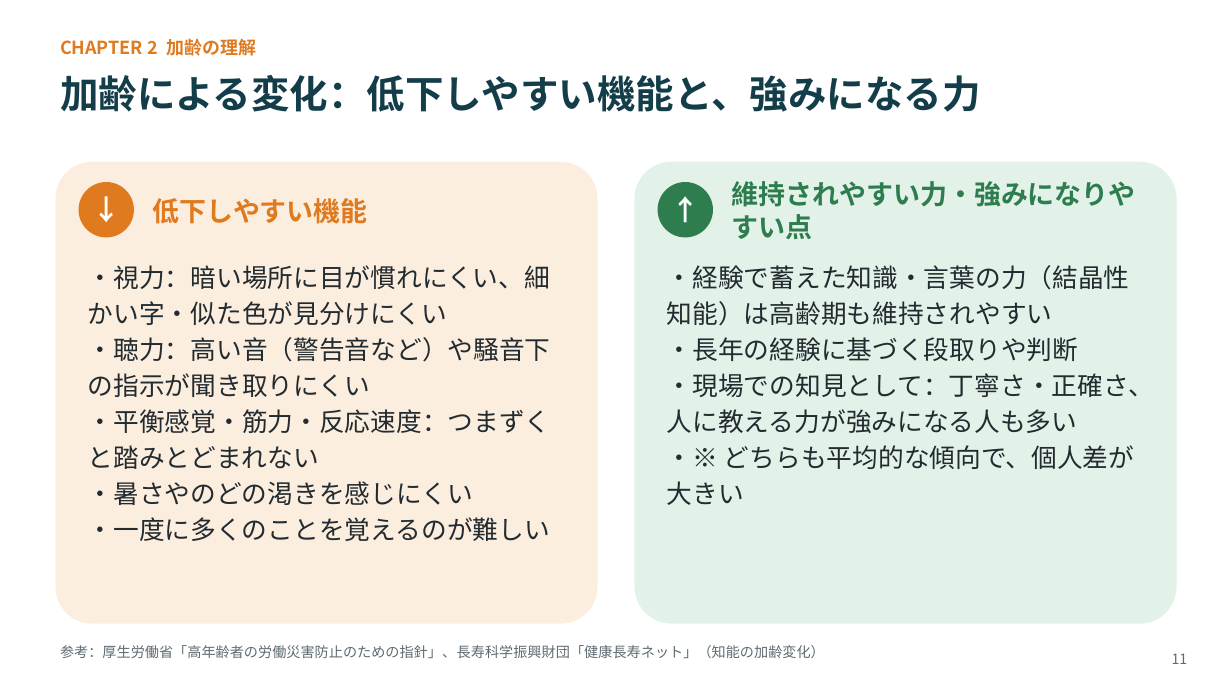
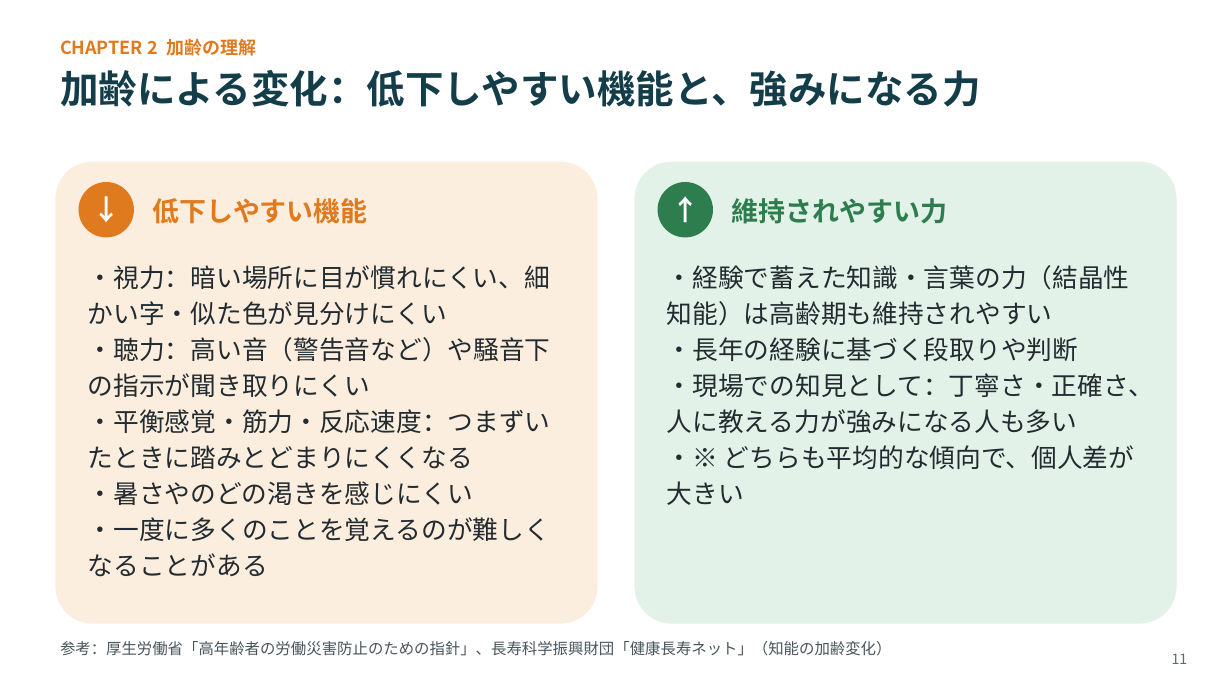
Before and after one commit to lastradezanpano/Udemy, a slide deck: slide 11 of 高齢者雇用研修/物流現場の高齢者雇用_研修スライド_v1.0.pptx. Drawn at 1232x693 pixels with LibreOffice and Linux fonts; fonts in the diff are those of the drawing. Boxes give left, top, right and bottom in pixels: in the first picture for what was removed or moved away, otherwise in the second. Text is boxed around its words. In the diff, an @@ line names an element or a change of style, - is before the commit and + after.

```diff
--- a/高齢者雇用研修/物流現場の高齢者雇用_研修スライド_v1.0.pptx
+++ b/高齢者雇用研修/物流現場の高齢者雇用_研修スライド_v1.0.pptx
@@ text "加齢による変化：低下しやすい機能と、強みになる力" at [60,70,981,107]: line spacing 38pt to 34pt @@
@@ text at [732,198,948,224]: text changed @@
-維持されやすい力・強みになりやすい点
+維持されやすい力
@@ text at [88,409,551,469]: text changed @@
-・平衡感覚・筋力・反応速度：つまずくと踏みとどまれない
+・平衡感覚・筋力・反応速度：つまずいたときに踏みとどまりにくくなる
@@ text at [88,517,550,577]: text changed @@
-・一度に多くのことを覚えるのが難しい
+・一度に多くのことを覚えるのが難しくなることがある
@@ text "参考：厚生労働省「高年齢者の労働災害防止のための指針」、長寿科学振興財団「健康長寿ネット」（知能の加齢変化）" at [60,641,891,656]: size 11 to 12 pt, text colour #5E6B72 to #48555C; line spacing 14pt to 15pt @@
```
Also in this commit, not shown: 37 other slides changed, 3 other files.
